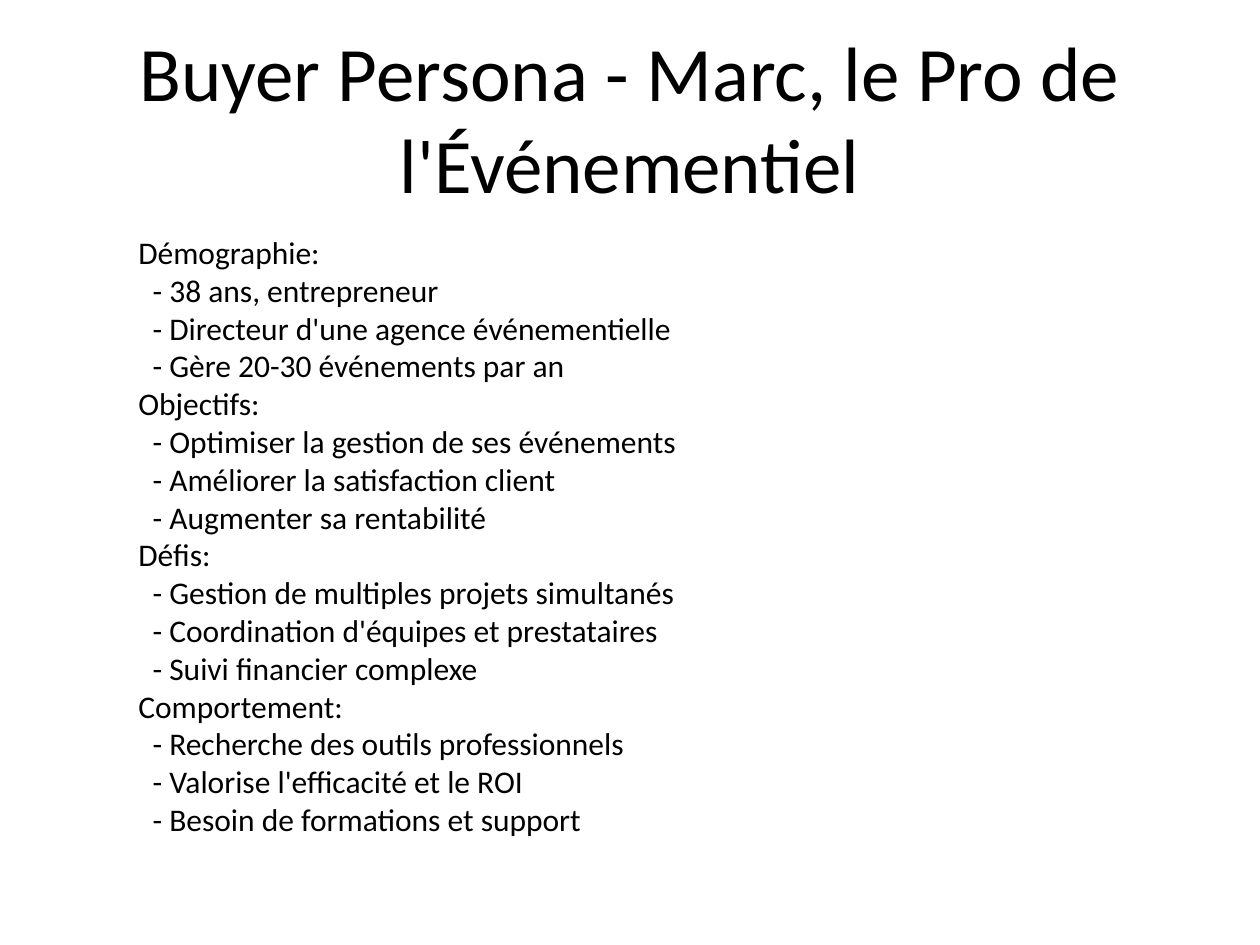
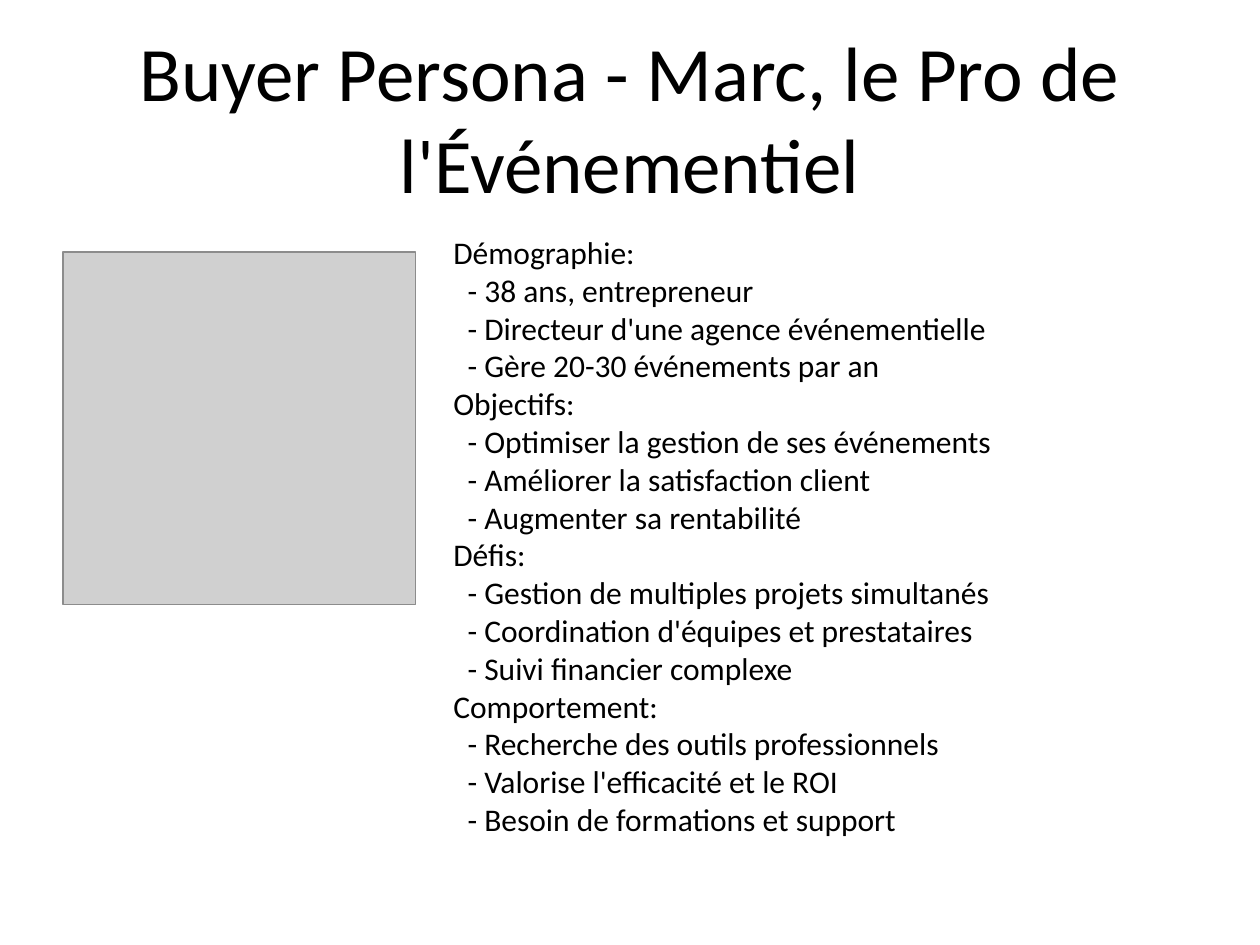
Before and after one commit to adnene1998/Spacy-spam-assasin-, a slide deck: slide 11 of Plan_Marketing_Plateforme_Gestion_Fetes.pptx. Drawn at 1260x945 pixels with LibreOffice and Linux fonts; fonts in the diff are those of the drawing; grey boxes stand for pictures. Boxes give left, top, right and bottom in pixels: in the first picture for what was removed or moved away, otherwise in the second. Text is boxed around its words. In the diff, an @@ line names an element or a change of style, - is before the commit and + after.

```diff
--- a/Plan_Marketing_Plateforme_Gestion_Fetes.pptx
+++ b/Plan_Marketing_Plateforme_Gestion_Fetes.pptx
@@ text "Démographie:": place and size @@
-text "Démographie:" at box(138, 242, 676, 836)
+text "Démographie:" at box(453, 242, 991, 836)
@@ picture added at box(63, 252, 416, 605) @@
```
Also in this commit, not shown: 5 other slides changed, 4 other files.
